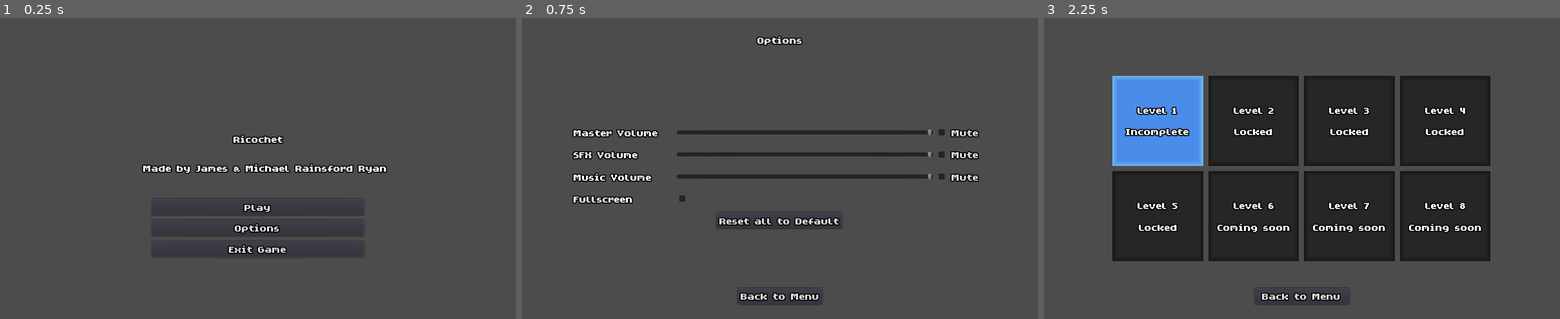
Above: before the commit, frames 1-3 (left to right).
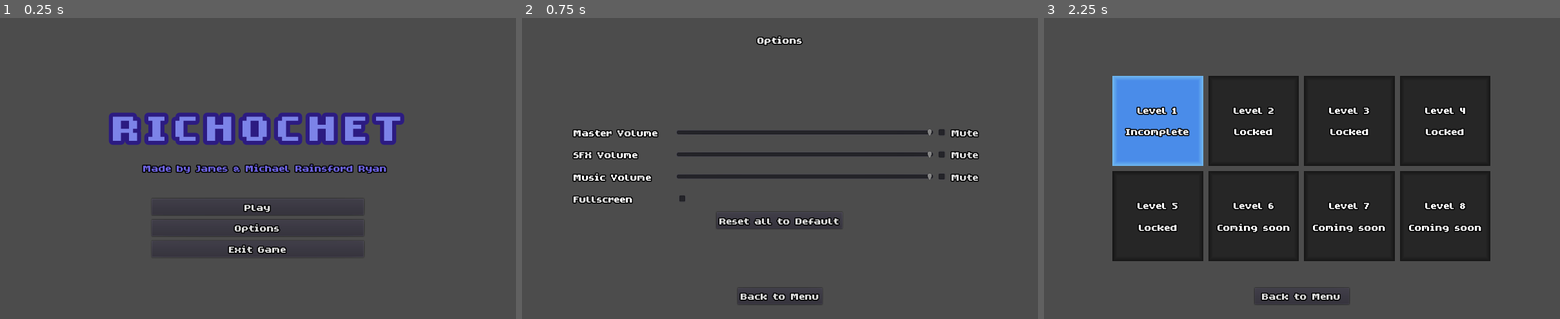
Above: after the commit, the same moments.

Repository: MichaelRRyan/ricochet
Game: Godot game, scene res://scenes/ui/main_menu_screen.tscn
Same seed, same stepped clock (60 frames per second), same inputs: the game is played once before the commit and once after it.
Inputs:
- Up to frame 1 (0.25 s): no input
- Up to frame 2 (0.75 s): click "Options" at 0.5 s
- Up to frame 3 (2.25 s): click "Back to Menu" at 1.25 s; click "Play" at 2 s

The runs differ from the first frame. In frame 1, 5.5% of the frame differs, in the area x 21-79%, y 31-52%; in frame 2, nothing differs; in frame 3, nothing differs.

Commit message:
Added a victory scene and modified game title

Diff:
--- /dev/null
+++ b/resources/fonts/title_font.tres
@@ -0,0 +1,10 @@
+[gd_resource type="DynamicFont" load_steps=2 format=2]
+
+[ext_resource path="res://assets/fonts/hope_gold.ttf" type="DynamicFontData" id=1]
+
+[resource]
+size = 128
+outline_size = 8
+outline_color = Color( 0.176471, 0.109804, 0.509804, 1 )
+extra_spacing_char = 14
+font_data = ExtResource( 1 )
--- a/scenes/levels/level5.tscn
+++ b/scenes/levels/level5.tscn
@@ -1,10 +1,14 @@
-[gd_scene load_steps=4 format=2]
+[gd_scene load_steps=5 format=2]
 
 [ext_resource path="res://scenes/levels/base_level.tscn" type="PackedScene" id=1]
 [ext_resource path="res://scenes/enemy.tscn" type="PackedScene" id=2]
 [ext_resource path="res://scenes/block.tscn" type="PackedScene" id=3]
+[ext_resource path="res://scenes/ui/victory_screen.tscn" type="PackedScene" id=4]
 
 [node name="Level1" instance=ExtResource( 1 )]
+
+[node name="VictoryScreen" parent="GUI" index="3" instance=ExtResource( 4 )]
+visible = false
 
 [node name="GameplayManager" parent="." index="1"]
 level_number = 5
@@ -64,3 +68,5 @@
 [node name="Enemy4" parent="LevelContent" index="11" instance=ExtResource( 2 )]
 position = Vector2( 609, -173 )
 rotation = -3.10397
+
+[connection signal="game_complete" from="GameplayManager" to="GUI/VictoryScreen" method="_on_GameplayManager_level_complete"]
--- a/scenes/ui/main_menu_screen.tscn
+++ b/scenes/ui/main_menu_screen.tscn
@@ -1,7 +1,8 @@
-[gd_scene load_steps=3 format=2]
+[gd_scene load_steps=4 format=2]
 
 [ext_resource path="res://resources/themes/main_theme.tres" type="Theme" id=1]
 [ext_resource path="res://scripts/ui/main_menu_screen.gd" type="Script" id=2]
+[ext_resource path="res://resources/fonts/title_font.tres" type="DynamicFont" id=3]
 
 [node name="MainMenu" type="Control"]
 anchor_right = 1.0
@@ -11,14 +12,16 @@
 
 [node name="Title" type="Label" parent="."]
 anchor_left = 0.5
-anchor_top = 0.3
+anchor_top = 0.2
 anchor_right = 0.5
 anchor_bottom = 0.5
-margin_left = -50.0
-margin_top = -73.0
-margin_right = 50.0
-margin_bottom = 73.0
-text = "Ricochet"
+margin_left = -288.0
+margin_top = -36.0
+margin_right = 288.0
+margin_bottom = 36.0
+custom_colors/font_color = Color( 0.490196, 0.517647, 0.913725, 1 )
+custom_fonts/font = ExtResource( 3 )
+text = "RICHOCHET"
 align = 1
 valign = 1
 
@@ -31,6 +34,7 @@
 margin_top = 15.0
 margin_right = 281.0
 margin_bottom = 41.0
+custom_colors/font_color = Color( 0.431373, 0.392157, 0.890196, 1 )
 text = "Made by James & Michael Rainsford Ryan"
 align = 1
 valign = 1
--- /dev/null
+++ b/scenes/ui/victory_screen.tscn
@@ -0,0 +1,46 @@
+[gd_scene load_steps=3 format=2]
+
+[ext_resource path="res://resources/themes/main_theme.tres" type="Theme" id=1]
+[ext_resource path="res://scripts/ui/level_complete_screen.gd" type="Script" id=2]
+
+[node name="VictoryScreen" type="Control"]
+anchor_right = 1.0
+anchor_bottom = 1.0
+theme = ExtResource( 1 )
+script = ExtResource( 2 )
+
+[node name="Label" type="Label" parent="."]
+anchor_left = 0.5
+anchor_top = 0.2
+anchor_right = 0.5
+anchor_bottom = 0.5
+margin_left = -264.0
+margin_top = -103.0
+margin_right = 264.0
+margin_bottom = 103.0
+text = "Congratulations, you've completed the game!"
+align = 1
+valign = 1
+
+[node name="Options" type="VBoxContainer" parent="."]
+anchor_left = 0.3
+anchor_top = 0.6
+anchor_right = 0.7
+anchor_bottom = 1.0
+margin_left = 0.23999
+margin_right = -0.240051
+custom_constants/separation = 10
+
+[node name="RetryButton" type="Button" parent="Options"]
+margin_right = 409.0
+margin_bottom = 32.0
+text = "Retry Level"
+
+[node name="ExitButton" type="Button" parent="Options"]
+margin_top = 42.0
+margin_right = 409.0
+margin_bottom = 74.0
+text = "Exit to Menu"
+
+[connection signal="pressed" from="Options/RetryButton" to="." method="_on_RetryButton_pressed"]
+[connection signal="pressed" from="Options/ExitButton" to="." method="_on_ExitButton_pressed"]
--- a/scripts/gameplay_manager.gd
+++ b/scripts/gameplay_manager.gd
@@ -2,7 +2,9 @@
 
 signal level_complete()
 signal level_failed()
+signal game_complete()
 
+const LAST_LEVEL_NUMBER = 5
 
 export var level_number : int = -1
 
@@ -27,8 +29,12 @@
 
 	if enemy_count == 0:
 		UserData.level_completed(level_number)
-		emit_signal("level_complete")
 		get_tree().paused = true
+
+		if LAST_LEVEL_NUMBER == level_number:
+			emit_signal("game_complete")
+		else:
+			emit_signal("level_complete")
 
 
 #-------------------------------------------------------------------------------
